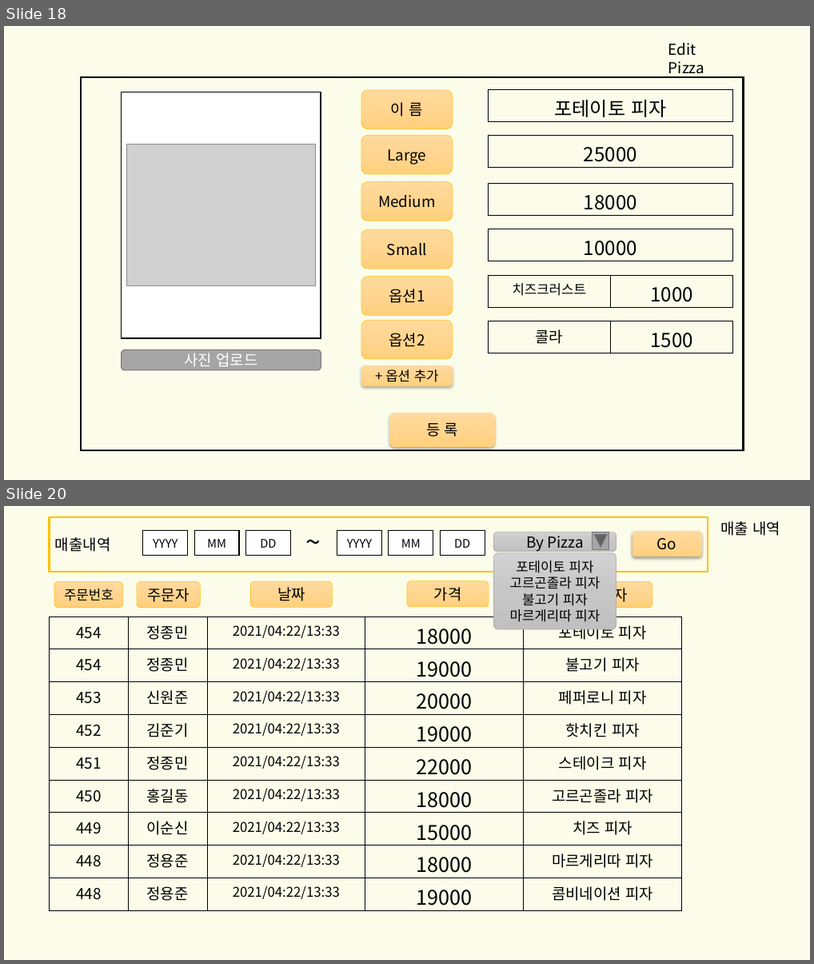
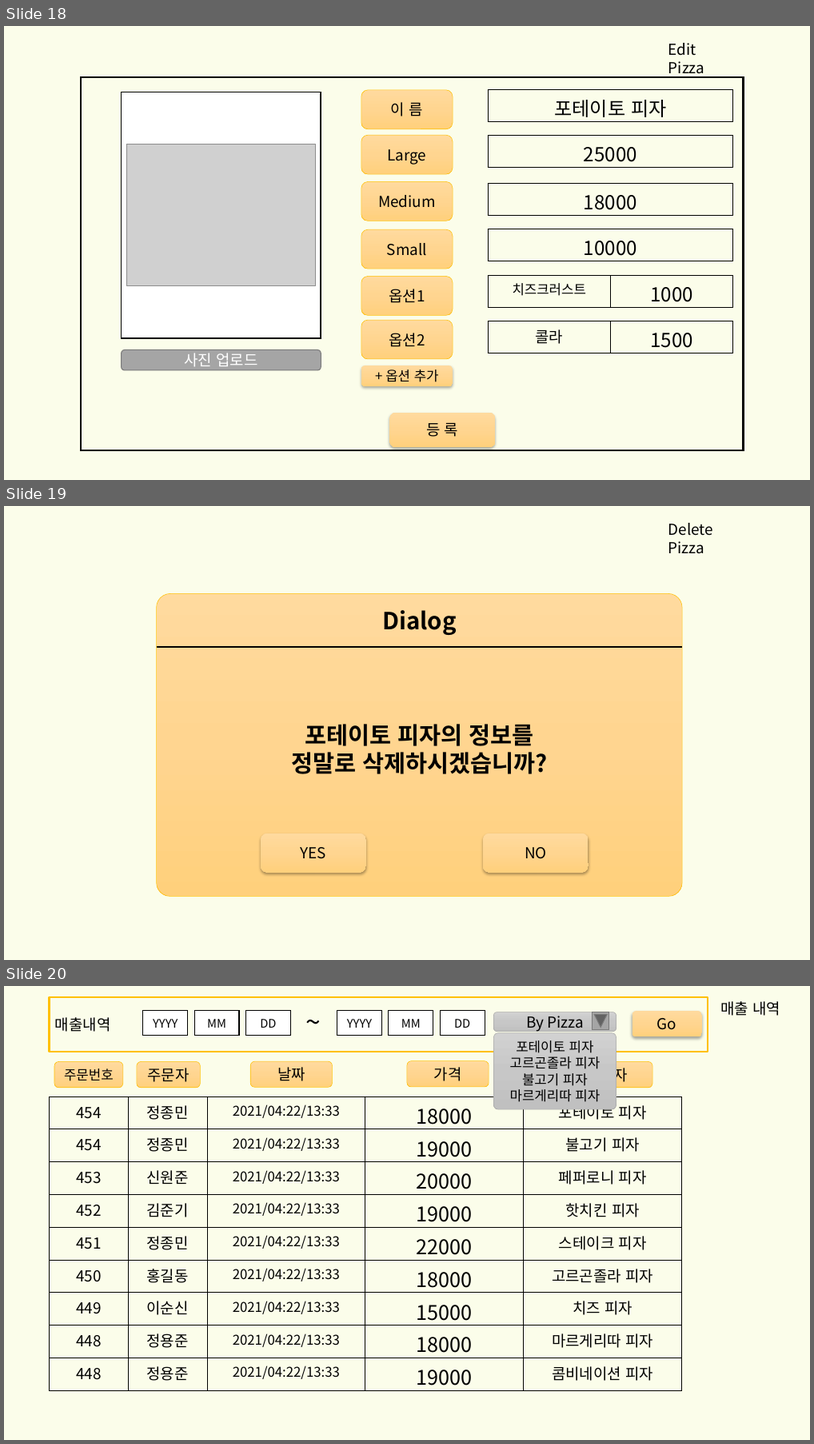
Before and after one commit to cau-sw-engineering-2021/online-pizza-ordering-system, a slide deck: docs/The1stCheckpointOutput/UI mockup.pptx. Shown one above the other, each under a label of ours: slides 18 and 20 before the commit, slides 18, 19 and 20 after it; the slides between them are not shown. The pictures are 814x964 and 814x1444 pixels, drawn with LibreOffice and Linux fonts; fonts in the diff are those of the drawing; grey boxes stand for pictures. Boxes give left, top, right and bottom in pixels: in the first picture for what was removed or moved away, otherwise in the second. Text is boxed around its words. In the diff, an @@ line names an element or a change of style, - is before the commit and + after.

Commit message:
Update UI mockup Subteam B
Remove redundant edit user and added delete pizza

```diff
--- a/docs/The1stCheckpointOutput/UI mockup.pptx
+++ b/docs/The1stCheckpointOutput/UI mockup.pptx
@@ slide 19 added at [4, 506, 810, 960], background #FBFDEA @@
@@ text added at [669, 523, 714, 553], 18 pt, text #000000 @@
+Delete Pizza
@@ rounded rectangle added at [157, 594, 682, 896], fill gradient #FFDB9E to #FFD590 to #FFD07C, outline #FFC000 0.5 pt @@
@@ text added at [382, 610, 456, 635], 28 pt, text #000000, bold @@
+Dialog
@@ line added from (157, 647) to (682, 647), #000000 2 pt @@
@@ text added at [291, 724, 547, 774], 28 pt, text #000000, bold @@
+포테이토 피자의 정보를
+정말로 삭제하시겠습니까?
@@ rounded rectangle added at [261, 833, 366, 872], fill gradient #FFDB9E to #FFD590 to #FFD07C, 18 pt, text #000000 @@
+YES
@@ rounded rectangle added at [483, 833, 588, 872], fill gradient #FFDB9E to #FFD590 to #FFD07C, 18 pt, text #000000 @@
+NO
```
Also in this commit, not shown: 1 slide removed, 1 other file.
